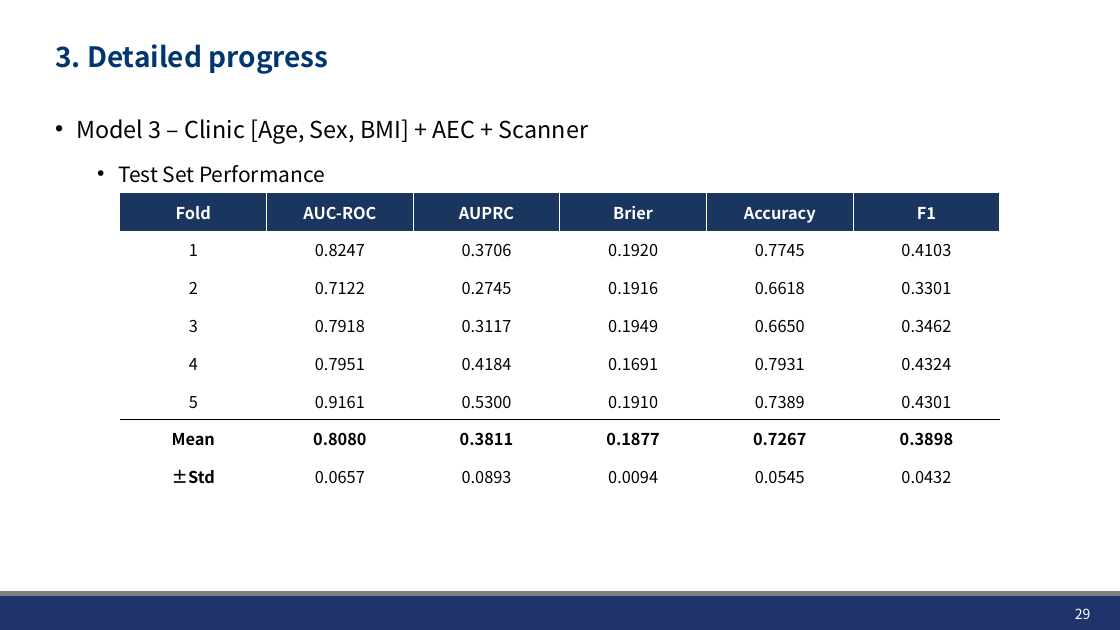
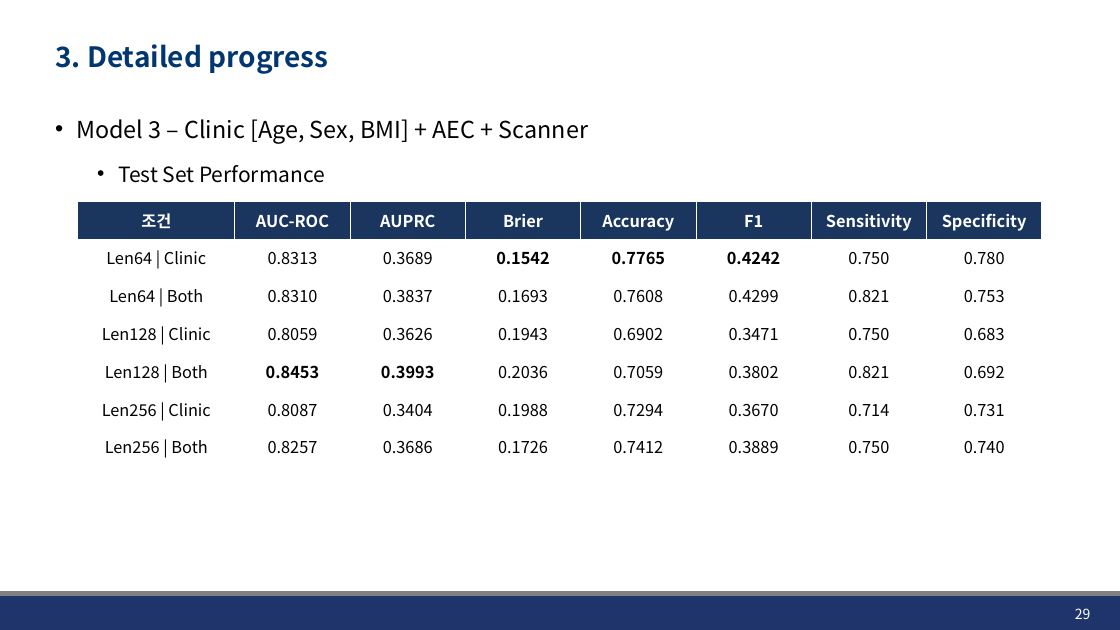
Before and after one commit to JHWannabe/2026-1_Study, a slide deck: slide 29 of 연구자료/260514_AEC_SMI_Analysis.pptx. Drawn at 1120x630 pixels with LibreOffice and Linux fonts; fonts in the diff are those of the drawing; background and template pictures are left out. Boxes give left, top, right and bottom in pixels: in the first picture for what was removed or moved away, otherwise in the second. Text is boxed around its words. In the diff, an @@ line names an element or a change of style, - is before the commit and + after.

```diff
--- a/연구자료/260514_AEC_SMI_Analysis.pptx
+++ b/연구자료/260514_AEC_SMI_Analysis.pptx
@@ table at [78, 201, 1041, 465] @@
-Fold | AUC-ROC | AUPRC | Brier | Accuracy | F1
-1 | 0.8247 | 0.3706 | 0.1920 | 0.7745 | 0.4103
-2 | 0.7122 | 0.2745 | 0.1916 | 0.6618 | 0.3301
-3 | 0.7918 | 0.3117 | 0.1949 | 0.6650 | 0.3462
-4 | 0.7951 | 0.4184 | 0.1691 | 0.7931 | 0.4324
-5 | 0.9161 | 0.5300 | 0.1910 | 0.7389 | 0.4301
-Mean | 0.8080 | 0.3811 | 0.1877 | 0.7267 | 0.3898
-±Std | 0.0657 | 0.0893 | 0.0094 | 0.0545 | 0.0432
+조건 | AUC-ROC | AUPRC | Brier | Accuracy | F1 | Sensitivity | Specificity
+Len64 | Clinic | 0.8313 | 0.3689 | 0.1542 | 0.7765 | 0.4242 | 0.750 | 0.780
+Len64 | Both | 0.8310 | 0.3837 | 0.1693 | 0.7608 | 0.4299 | 0.821 | 0.753
+Len128 | Clinic | 0.8059 | 0.3626 | 0.1943 | 0.6902 | 0.3471 | 0.750 | 0.683
+Len128 | Both | 0.8453 | 0.3993 | 0.2036 | 0.7059 | 0.3802 | 0.821 | 0.692
+Len256 | Clinic | 0.8087 | 0.3404 | 0.1988 | 0.7294 | 0.3670 | 0.714 | 0.731
+Len256 | Both | 0.8257 | 0.3686 | 0.1726 | 0.7412 | 0.3889 | 0.750 | 0.740
@@ table: place and size @@
-table at [120, 193, 1002, 496]
+table at [78, 201, 1041, 465]
```
Also in this commit, not shown: 6 other slides changed, 7 slides added, 10 other files.
